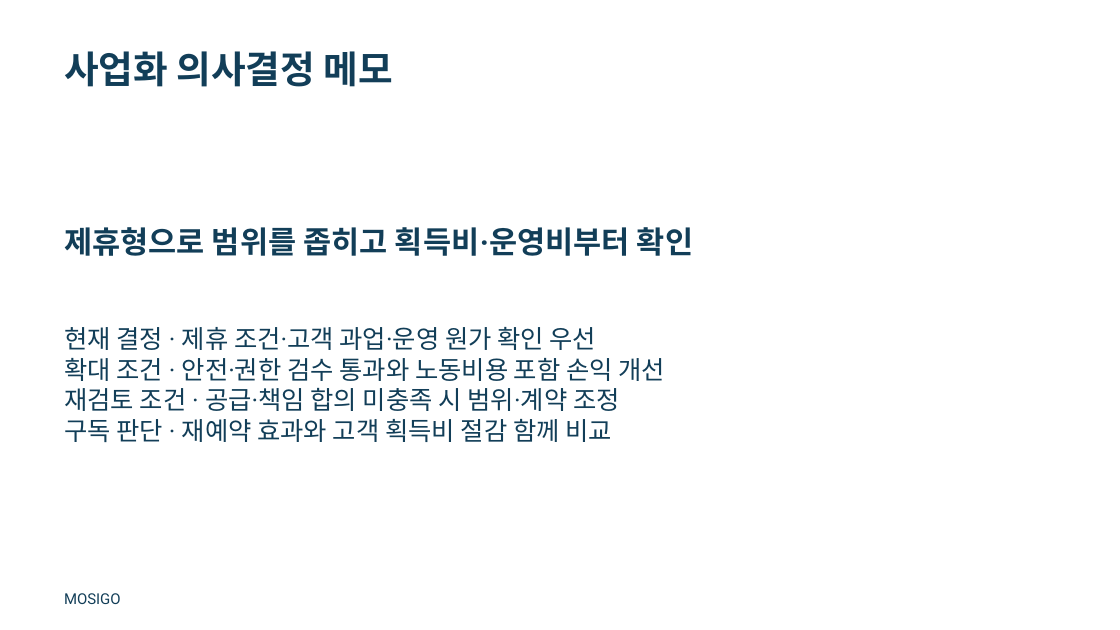
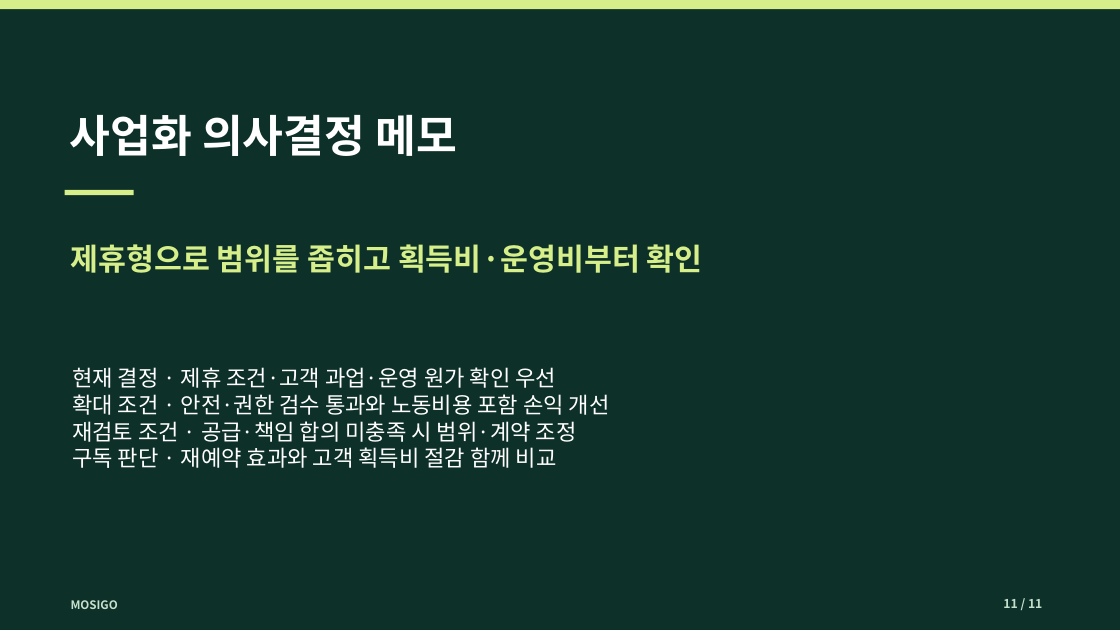
Before and after one commit to dohyunkimmm/mosigo-case-study, a slide deck: slide 11 of downloads/mosigo_report.pptx. Drawn at 1120x630 pixels with LibreOffice and Linux fonts; fonts in the diff are those of the drawing. Boxes give left, top, right and bottom in pixels: in the first picture for what was removed or moved away, otherwise in the second. Text is boxed around its words. In the diff, an @@ line names an element or a change of style, - is before the commit and + after.

```diff
--- a/downloads/mosigo_report.pptx
+++ b/downloads/mosigo_report.pptx
@@ background #FFFFFF to #0D3028 @@
@@ rectangle added at [0,0,1120,9], fill #D6EF8A @@
@@ text "사업화 의사결정 메모": place and size @@
-text "사업화 의사결정 메모" at [64,51,393,87]
+text "사업화 의사결정 메모" at [70,114,457,156]
@@ text "사업화 의사결정 메모" at [70,114,457,156]: size 32.2 to 38 pt, font Roboto to Noto Sans CJK KR, text colour #123E58 to #FFFFFF; vertical alignment top to middle @@
@@ rectangle added at [65,190,134,196], fill #D6EF8A @@
@@ text "제휴형으로 범위를 좁히고 획득비·운영비부터 확인": place and size @@
-text "제휴형으로 범위를 좁히고 획득비·운영비부터 확인" at [64,227,693,256]
+text "제휴형으로 범위를 좁히고 획득비·운영비부터 확인" at [71,244,703,273]
@@ text "제휴형으로 범위를 좁히고 획득비·운영비부터 확인" at [71,244,703,273]: size 26.2 to 26 pt, font Roboto to Noto Sans CJK KR, text colour #123E58 to #D6EF8A; vertical alignment top to middle @@
@@ text "현재 결정 · 제휴 조건·고객 ...": place and size @@
-text "현재 결정 · 제휴 조건·고객 ..." at [64,327,666,442]
+text "현재 결정 · 제휴 조건·고객 ..." at [72,367,610,468]
@@ text "현재 결정 · 제휴 조건·고객 ..." at [72,367,610,468]: size 21.8 to 19 pt, font Roboto to Noto Sans CJK KR, text colour #123E58 to #FFFFFF; vertical alignment top to middle @@
@@ text "MOSIGO": place and size @@
-text "MOSIGO" at [64,593,120,604]
+text "MOSIGO" at [71,600,118,609]
@@ text "MOSIGO" at [71,600,118,609]: size 12.8 to 10 pt, font Roboto to Noto Sans CJK KR, text colour #123E58 to #C6E0CD, bold on; vertical alignment top to middle @@
@@ text added at [1003,599,1042,608], 10.5 pt, text #C2DFCC, bold @@
+11 / 11
```
Also in this commit, not shown: 10 other slides changed, 1 other file.
